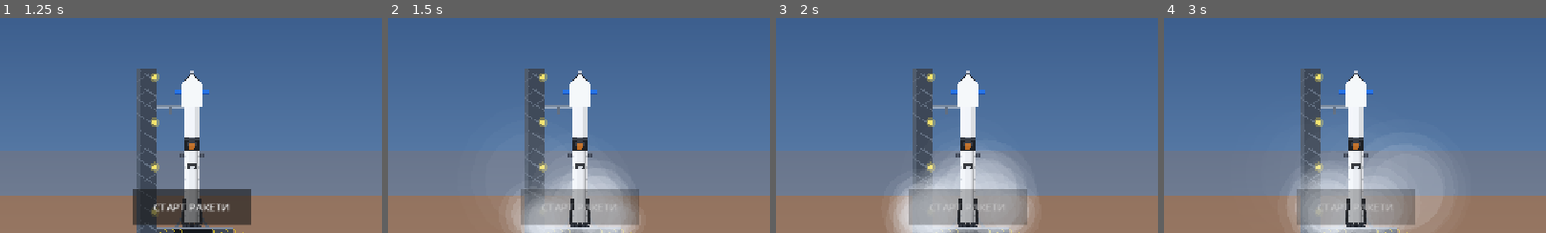
Above: before the commit, frames 1-4 (left to right).
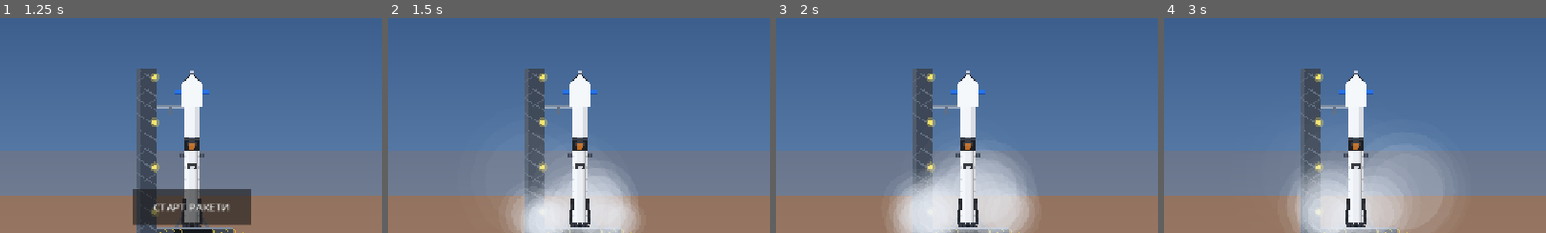
Above: after the commit, the same moments.

Repository: gaga050819/architect-misii-2d
Game: Godot game, scene res://scenes/Main.tscn
The game is run twice, just before and just after one commit, with the same random seed, the same clock (stepped at 60 frames per second) and the same inputs.
Inputs:
- Up to frame 1 (1.25 s): click "3. Старт" at 0.5 s
- Up to frame 2 (1.5 s): click "СТАРТ РАКЕТИ" at 1.25 s
- Up to frame 3 (2 s): no input
- Up to frame 4 (3 s): click "3. Старт" at 2 s; click "СТАРТ РАКЕТИ" at 2.75 s
The pictures show only the part of the screen within x 25-75%, y 48-98%; the shares and areas given below are measured in that part.

Frame 1 is identical in both runs. In frame 2, 5.0% of the frame differs, in the area x 34-66%, y 79-97%; in frame 3, 5.0%; in frame 4, 5.0%.

Commit message:
Refine SFS HUD layout, responsive bottom controls and verified browser web build

Diff:
--- a/godot_project/scripts/AssemblyView.gd
+++ b/godot_project/scripts/AssemblyView.gd
@@ -579,8 +579,16 @@
 	sb.content_margin_right = 12
 	sb.content_margin_bottom = 10
 	panel.add_theme_stylebox_override("panel", sb)
+	panel.mouse_filter = Control.MOUSE_FILTER_STOP
+	panel.gui_input.connect(func(ev: InputEvent):
+		if ev is InputEventMouseButton and ev.pressed and ev.button_index == MOUSE_BUTTON_LEFT:
+			SoundManager.play_click()
+			GameState.is_custom_rocket = true
+			GameState.set_phase("custom_builder")
+	)
 
 	var hbox = HBoxContainer.new()
+	hbox.mouse_filter = Control.MOUSE_FILTER_PASS
 	hbox.add_theme_constant_override("separation", 12)
 	panel.add_child(hbox)
 
--- a/godot_project/scripts/LaunchView.gd
+++ b/godot_project/scripts/LaunchView.gd
@@ -156,8 +156,11 @@
 	t_vbox.add_child(lbl_throttle_val)
 
 	var bottom_bar = HBoxContainer.new()
-	bottom_bar.position = Vector2(300, 645)
-	bottom_bar.size = Vector2(680, 52)
+	bottom_bar.set_anchors_preset(PRESET_BOTTOM_WIDE)
+	bottom_bar.offset_top = -62.0
+	bottom_bar.offset_bottom = -10.0
+	bottom_bar.offset_left = 180.0
+	bottom_bar.offset_right = -180.0
 	bottom_bar.add_theme_constant_override("separation", 10)
 	bottom_bar.alignment = BoxContainer.ALIGNMENT_CENTER
 	custom_controls_box.add_child(bottom_bar)
@@ -586,7 +589,7 @@
 		GameState.flight_events_log.append("Старт зі зміщенням %d діб: витрачено додаткове паливо." % [off])
 	is_launching = true
 	launch_timer = 0.0
-	btn_start.disabled = true
+	btn_start.visible = false
 
 func _on_next_pressed() -> void:
 	SoundManager.play_click()
--- a/godot_project/scripts/OrbitalMapVisual.gd
+++ b/godot_project/scripts/OrbitalMapVisual.gd
@@ -104,7 +104,8 @@
 	draw_circle(craft_pos, 3.5, Color(1.0, 1.0, 1.0, 1.0))
 	draw_string(font, craft_pos + Vector2(12, -8), "Апарат: %.1f км | %.2f км/с" % [craft_altitude_km, craft_speed_kms], HORIZONTAL_ALIGNMENT_LEFT, -1, 12, Color(1.0, 0.95, 0.4, 0.95))
 
-	var panel_rect = Rect2(20, 20, 360, 110)
+	var panel_x = rect.size.x - 380.0
+	var panel_rect = Rect2(panel_x, 20, 360, 110)
 	draw_rect(panel_rect, Color(0.06, 0.1, 0.16, 0.88), true)
 	draw_rect(panel_rect, Color(0.2, 0.5, 0.8, 0.5), false, 1.5)
 
@@ -121,7 +122,7 @@
 		stat_desc = "Суборбітальний підйом"
 		stat_col = Color(0.8, 0.8, 0.9)
 
-	draw_string(font, Vector2(35, 45), stat_title, HORIZONTAL_ALIGNMENT_LEFT, -1, 11, Color(0.6, 0.7, 0.85))
-	draw_string(font, Vector2(35, 70), stat_desc, HORIZONTAL_ALIGNMENT_LEFT, -1, 14, stat_col)
-	draw_string(font, Vector2(35, 95), "Прискорення часу: %.0fx" % [time_warp], HORIZONTAL_ALIGNMENT_LEFT, -1, 12, Color(0.8, 0.85, 0.95))
-	draw_string(font, Vector2(35, 115), "Натисніть [M] або кнопку вгорі для повернення до камери", HORIZONTAL_ALIGNMENT_LEFT, -1, 10, Color(0.5, 0.6, 0.7))
+	draw_string(font, Vector2(panel_x + 15, 45), stat_title, HORIZONTAL_ALIGNMENT_LEFT, -1, 11, Color(0.6, 0.7, 0.85))
+	draw_string(font, Vector2(panel_x + 15, 70), stat_desc, HORIZONTAL_ALIGNMENT_LEFT, -1, 14, stat_col)
+	draw_string(font, Vector2(panel_x + 15, 95), "Прискорення часу: %.0fx" % [time_warp], HORIZONTAL_ALIGNMENT_LEFT, -1, 12, Color(0.8, 0.85, 0.95))
+	draw_string(font, Vector2(panel_x + 15, 115), "Натисніть [M] або кнопку для повернення до камери", HORIZONTAL_ALIGNMENT_LEFT, -1, 10, Color(0.5, 0.6, 0.7))
Not shown, changed: index.pck
